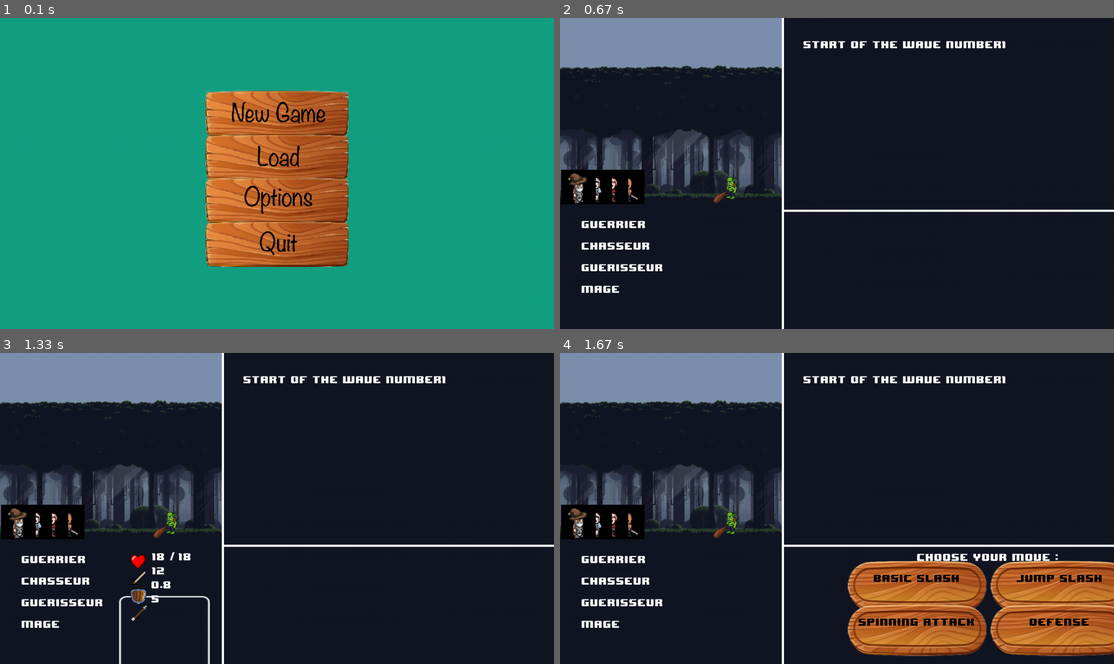
Above: before the commit, frames 1-4 (two rows, left to right).
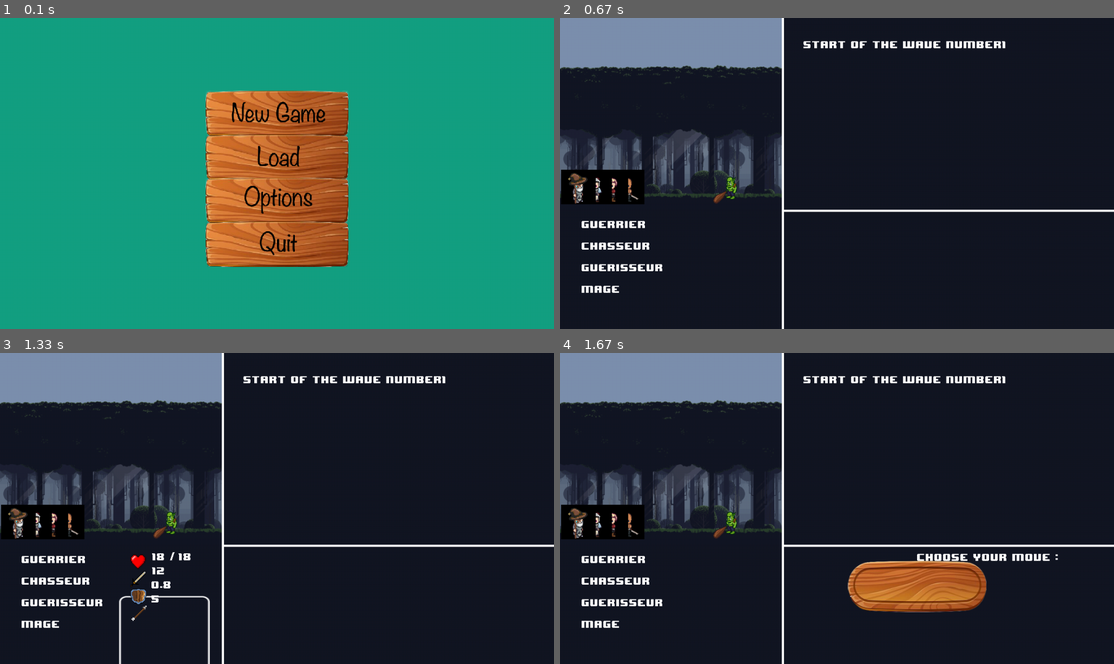
Above: after the commit, the same moments.

Repository: antoinebnm/Pygame-Project-23
Game: pygame game, started from run.py
The game is run twice, just before and just after one commit, with the same random seed, the same clock (stepped at 60 frames per second) and the same inputs.
Inputs (mouse positions are in pixels of both pictures, inside the frame that each line leads up to):
- Up to frame 1 (0.1 s): no input
- Up to frame 2 (0.67 s): click (837, 114) at 0.38 s
- Up to frame 3 (1.33 s): click "Chasseur" at 0.72 s; hold Right from 1 s (still down)
- Up to frame 4 (1.67 s): release Right at 1.47 s; click (914, 586) at 1.55 s, where only the run after the commit has a clickable "Basic Slash"

Frames 1-3 are identical in both runs. In frame 4, 10% of the frame differs, in the area x 51-100%, y 66-98%.

Commit message:
zip compressed file

Diff:
--- a/config.py
+++ b/config.py
@@ -3,7 +3,7 @@
 #                         Imports and Paths                       #
 #                                                                 #
 ###################################################################
-import pygame, random, sys, math, random, time, csv, os, json, threading
+import pygame, sys, math, random, time, csv, os, json, threading
 
 PATH = os.path.dirname(__file__)
 img_path = PATH + "/img/"
--- a/run.py
+++ b/run.py
@@ -1,9 +1,43 @@
-#!/usr/bin/python
+#!/usr/bin/python3
 # -*- coding: utf-8 -*-
 
 from game import *
 
 game = Game()
+
+###################################################################
+#                                                                 #
+#             Print an apple in shell (just for fun)              #
+#                                                                 #
+###################################################################
+print(Color.green + """
+                        .@
+                      .@@@
+                    .@@@@'
+                   .@@@@'
+                   @@@'
+                   @'""" + Color.red +"""
+      .@@@@@@@@@@@. .@@@@@@@@@@@.
+   .@@@@@@@@@@@@@@@@@@@@@@@@@@@@@@@.
+ .@@@@@@@@@@@@@@@@@@@@@@@@@@@@@@@@@@.
+.@@@@@@@@@@@@@@@@@@@@@@@@@@@@@@@@@'
+@@@@@@@@@@@@@@@@@@@@@@@@@@@@@@@@'
+@@@@@@@@@@@@@@@@@@@@@@@@@@@@@@@'
+@@@@@@@@@@@@@@@@@@@@@@@@@@@@@@:
+@@@@@@@@@@@@@@@@@@@@@@@@@@@@@@:
+@@@@@@@@@@@@@@@@@@@@@@@@@@@@@@:
+@@@@@@@@@@@@@@@@@@@@@@@@@@@@@@@.
+@@@@@@@@@@@@@@@@@@@@@@@@@@@@@@@@@.
+`@@@@@@@@@@@@@@@@@@@@@@@@@@@@@@@@@@.
+ `@@@@@@@@@@@@@@@@@@@@@@@@@@@@@@@@@@@'
+  `@@@@@@@@@@@@@@@@@@@@@@@@@@@@@@@@@'
+   `@@@@@@@@@@@@@@@@@@@@@@@@@@@@@@@'
+     `@@@@@@@@@@@@@@@@@@@@@@@@@@@'
+       `@@@@@@@@@@@@@@@@@@@@@@@'
+         `@@@@@@@@@''@@@@@@@@'
+""" + Color.blank)
+
+
 
 ###################################################################
 #                                                                 #
Not shown, added: README.md
Not shown, added: requirements.txt
Not shown, removed: fonts/8bit_wonder.zip
Not shown, removed: fonts/ancient_modern_tales.zip
Not shown, removed: fonts/ancient_modern_tales/FSLA_NonCommercial.html
Not shown, removed: fonts/ancient_modern_tales/Get Commercial License.url
